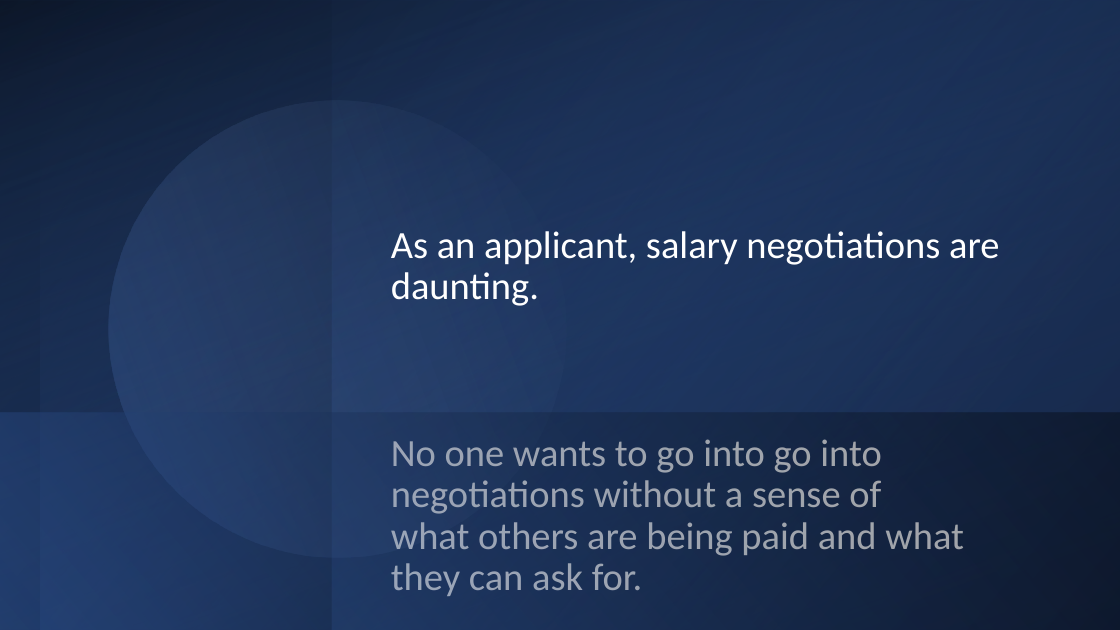
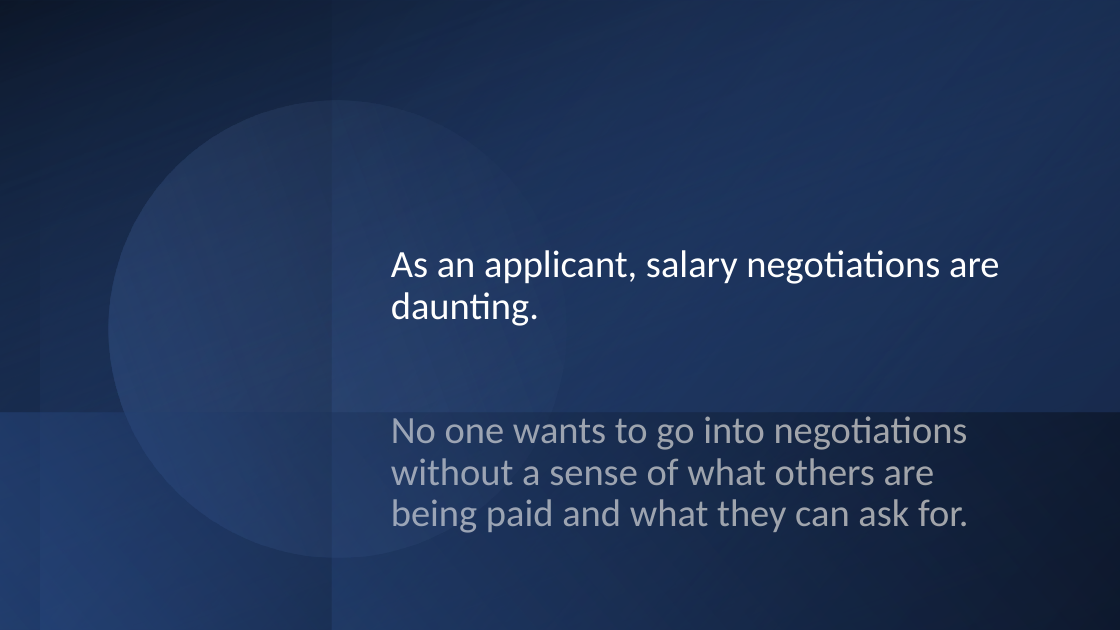
Before and after one commit to ArielleEagan/Project-2, a slide deck: slide 5 of Project 2_PowerPoint_11.1.2021.pptx. Drawn at 1120x630 pixels with LibreOffice and Linux fonts; fonts in the diff are those of the drawing. Boxes give left, top, right and bottom in pixels: in the first picture for what was removed or moved away, otherwise in the second. Text is boxed around its words. In the diff, an @@ line names an element or a change of style, - is before the commit and + after.

```diff
--- a/Project 2_PowerPoint_11.1.2021.pptx
+++ b/Project 2_PowerPoint_11.1.2021.pptx
@@ title at [391,250,1000,533]: text changed @@
-As an applicant, salary negotiations are daunting.
-No one wants to go into go into negotiations without a sense of
-what others are being paid and what they can ask for.
+As an applicant, salary negotiations are daunting.
+No one wants to go into negotiations without a sense of what others are being paid and what they can ask for.
```
Also in this commit, not shown: 1 other slide changed, 3 other files.
